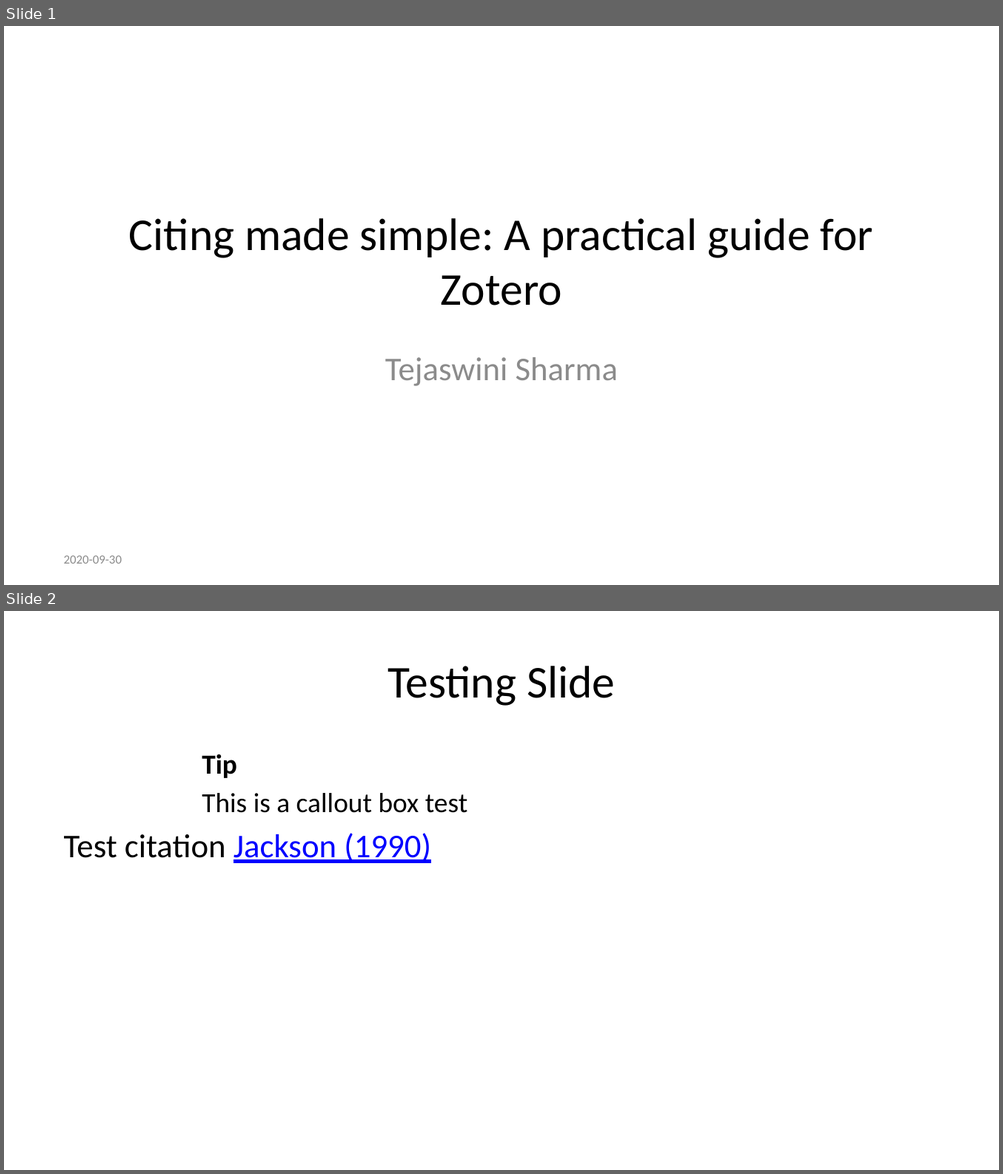
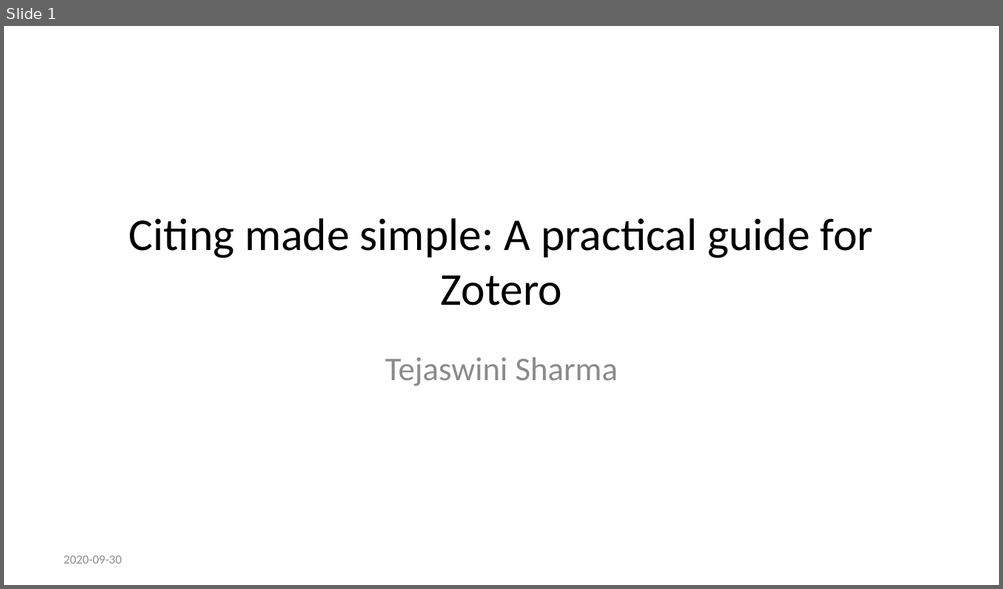
Before and after one commit to lmu-osc/train-the-trainer-test-repo-separate-slidedeck-zenodo, a slide deck: index.pptx. Shown one above the other, each under a label of ours: slides 1 and 2 before the commit, slide 1 after it. The pictures are 1003x1174 and 1003x589 pixels, drawn with LibreOffice and Linux fonts; fonts in the diff are those of the drawing. Boxes give left, top, right and bottom in pixels: in the first picture for what was removed or moved away, otherwise in the second. Text is boxed around its words. In the diff, an @@ line names an element or a change of style, - is before the commit and + after.

```diff
--- a/index.pptx
+++ b/index.pptx
@@ slide 2 removed at bbox=[4, 611, 999, 1170], background #FFFFFF @@
@@ title removed at bbox=[387, 666, 614, 706] @@
-Testing Slide
@@ text removed at bbox=[64, 755, 467, 863] @@
-Tip
-This is a callout box test
-Test citation Jackson (1990)
```
Also in this commit, not shown: 1 slide added, 5 other slides removed, 18 other files.
